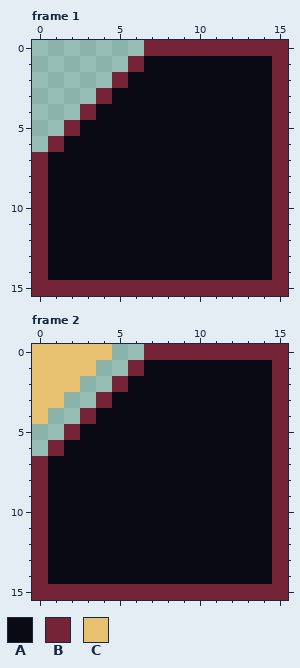
Pixel-art file -- assets/img/ui/btn.aseprite. That is the earlier state.
16x16 pixels, 3 frames. Shown: frame 1, frame 2.
Palette (. is transparent): A #090a14  B #752438  C #e8c170
After:
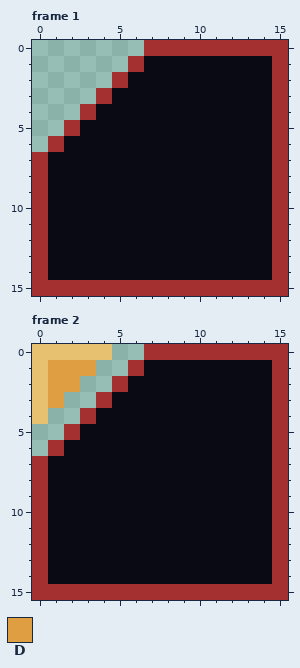
Colours new in this view: D #de9e41
Diff:
@@ palette @@
-B #752438
+B #a53030
--- frame 2
@@ x 0..5 @@
  0 CCCCC.
- 1 CCCC..
- 2 CCC..B
- 3 CC..BA
+ 1 CDDD..
+ 2 CDD..B
+ 3 CD..BA
  4 C..BAA
Pixel boxes of the changes (left, top, right, bottom) in both pictures:
changed: (32, 40, 288, 296)
changed: (32, 344, 288, 600)
